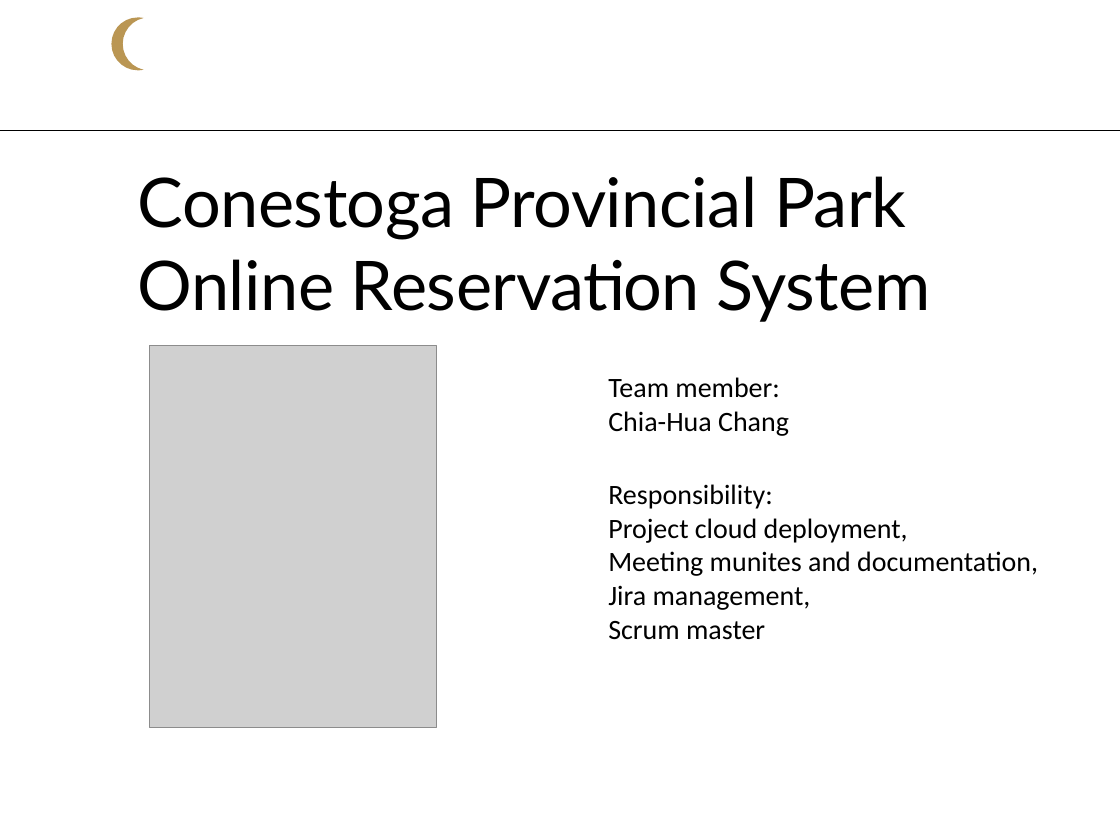
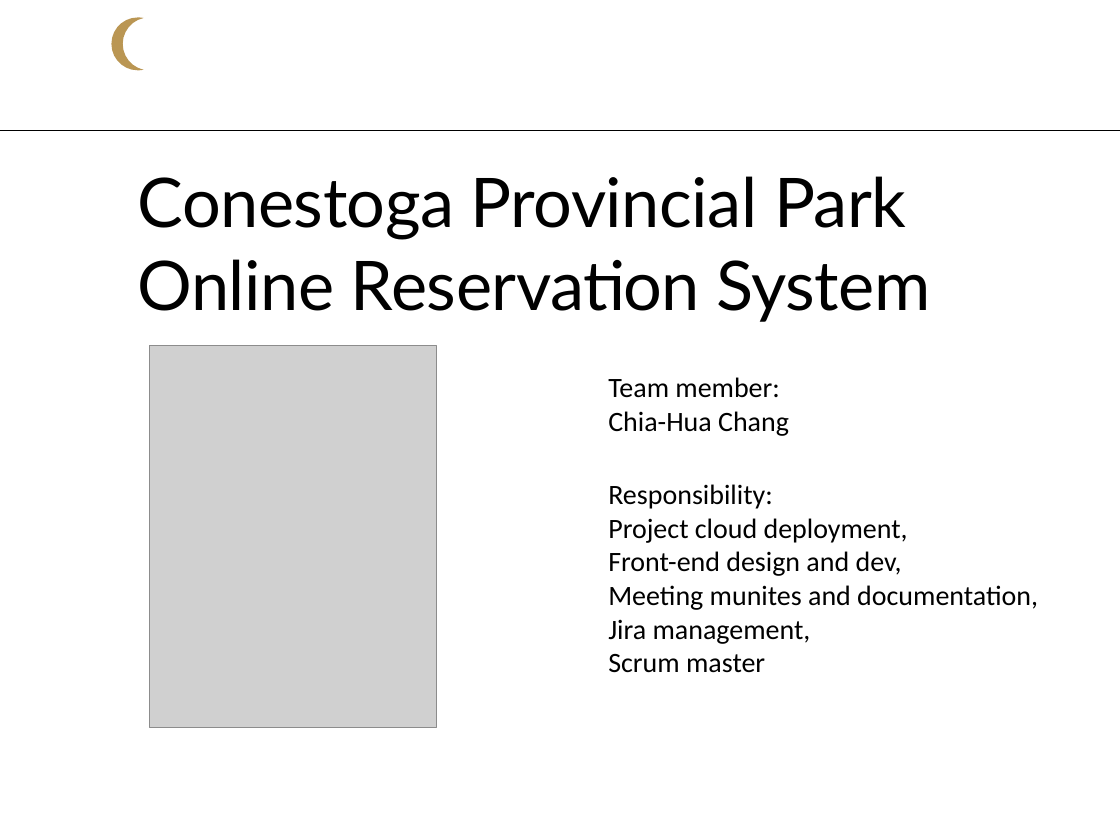
Before and after one commit to Smars-Bin-Hu/capstone-project-doc, a slide deck: slide 2 of week3-public-submission/Team 11_Draft PowerPoint Slides.pptx. Drawn at 1120x840 pixels with LibreOffice and Linux fonts; fonts in the diff are those of the drawing; grey boxes stand for pictures; background and template pictures are left out. Boxes give left, top, right and bottom in pixels: in the first picture for what was removed or moved away, otherwise in the second. Text is boxed around its words. In the diff, an @@ line names an element or a change of style, - is before the commit and + after.

```diff
--- a/week3-public-submission/Team 11_Draft PowerPoint Slides.pptx
+++ b/week3-public-submission/Team 11_Draft PowerPoint Slides.pptx
@@ text at (608, 551, 902, 576): paragraph added @@
+Front-end design and dev,
```
Also in this commit, not shown: 2 other slides changed.
